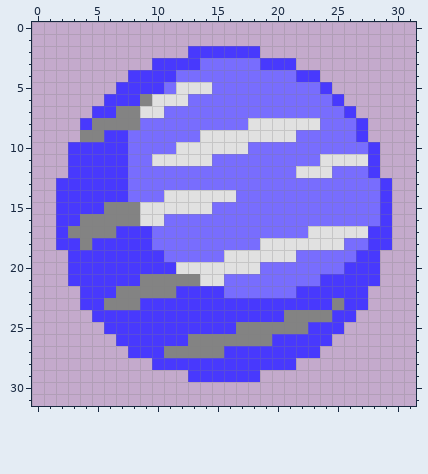
One commit to this pixel-art file: libresprite/Ocean-1.ase. Above: the version before the commit.
32x32 pixels, 1 frame.
The result:
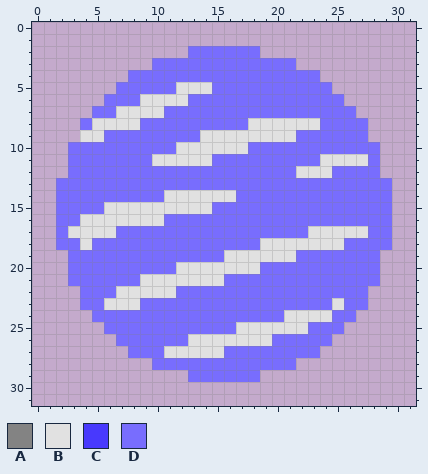
Palette (. is transparent): A #838383  B #e1e1e1  C #4839fd  D #786dfe
From old to new:
y 2: x 13..18 CCCCCC -> DDDDDD
y 3: x 10..13 CCCC -> DDDD; x 19..21 CCC -> DDD
y 4: x 8..11 CCCC -> DDDD; x 22..23 CC -> DD
y 5: x 7..10 CCCC -> DDDD; x 24 C -> D
y 6: x 6..9 CCCA -> DDDB; x 25 C -> D
y 7: x 5..8 CCAA -> DDBB; x 26 C -> D
y 8: x 4..8 CAAAA -> DBBBB; x 27 C -> D
y 9: x 4..7 AACC -> BBDD; x 27 C -> D
y 10..12: x 3..7 CCCCC -> DDDDD; x 28 C -> D
y 13..14: x 2..7 CCCCCC -> DDDDDD; x 29 C -> D
y 15: x 2..8 CCCCAAA -> DDDDBBB; x 29 C -> D
y 16: x 2..8 CCAAAAA -> DDBBBBB; x 29 C -> D
y 17: x 2..9 CAAAACCC -> DBBBBDDD; x 28..29 CC -> DD
y 18: x 2..9 CCACCCCC -> DDBDDDDD; x 28..29 CC -> DD
y 19: x 3..10 CCCCCCCC -> DDDDDDDD; x 27..28 CC -> DD
y 20: x 3..11 CCCCCCCCC -> DDDDDDDDD; x 26..28 CCC -> DDD
y 21: x 3..13 CCCCCCAAAAA -> DDDDDDBBBBB; x 24..28 CCCCC -> DDDDD
y 22: x 4..15 CCCAAAAACCCC -> DDDBBBBBDDDD; x 22..27 CCCCCC -> DDDDDD
y 23: x 4..27 CCAAACCCCCCCCCCCCCCCCACC -> DDBBBDDDDDDDDDDDDDDDDBDD
y 24: x 5..26 CCCCCCCCCCCCCCCCAAAACC -> DDDDDDDDDDDDDDDDBBBBDD
y 25: x 6..25 CCCCCCCCCCCAAAAAACCC -> DDDDDDDDDDDBBBBBBDDD
y 26: x 7..24 CCCCCCAAAAAAACCCCC -> DDDDDDBBBBBBBDDDDD
y 27: x 8..23 CCCAAAAACCCCCCCC -> DDDBBBBBDDDDDDDD
y 28: x 10..21 CCCCCCCCCCCC -> DDDDDDDDDDDD
y 29: x 13..18 CCCCCC -> DDDDDD
Pixel boxes of the changes (left, top, right, bottom) in both pictures:
changed: (56, 46, 392, 382)
